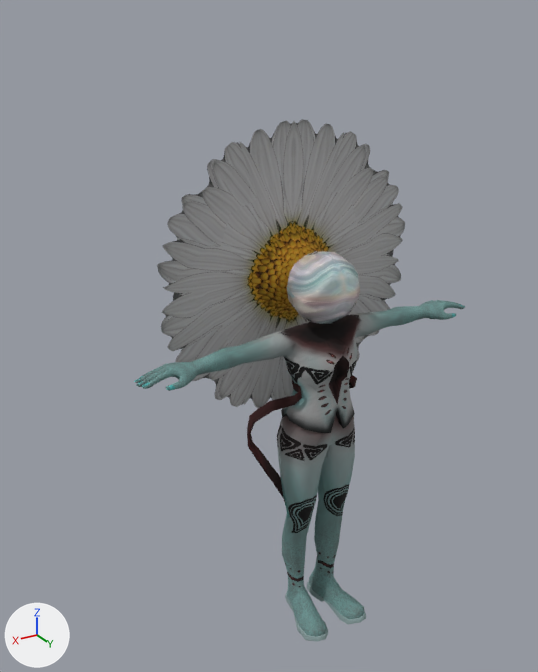
Two versions of the glTF model gammaproject/assets/models/Megeryte.glb, one commit apart.
Rendered twice from a camera (50 mm lens) standing at (1.74, 2.44, 2.77) and looking at (0.15, -0.2, 1.45). The axes (+X, +Y, +Z) are drawn at lower left. The lights are the same throughout. The first picture is the older version. Where no turn or scale is listed for an object, it has been applied to the vertices. Vertices at exactly the same position are counted once.

The older version as bpy lines, for what is in view:
```python
mat_material = principled_material('Material')
mat_material.texture = img_chr_megeryte_daisy_png  # with its transparency
mat_material.roughness = 1.0
me_cube_001 = bpy.data.meshes.new('Cube.001')
me_cube_001.from_pydata(...)  # 98 vertices, 192 faces; spans x -0.157..0.157, y -0.157..0.157, z -0.157..0.157
me_cube_001.materials.append(mat_material_001)  # picture img_pearl2
me_cube_002 = bpy.data.meshes.new('Cube.002')
me_cube_002.from_pydata(...)  # 47 vertices, 76 faces; spans x -0.675..0.675, y 0.045..0.138, z -0.675..0.675
me_cube_002.materials.append(mat_material)  # picture img_chr_megeryte_daisy_png
me_cylinder_002 = bpy.data.meshes.new('Cylinder.002')
me_cylinder_002.from_pydata(...)  # 1603 vertices, 3192 faces; spans x -0.85..0.85, y -0.21..0.25, z -0.01..1.55
me_cylinder_002.materials.append(mat_leather)
ob_body = bpy.data.objects.new('Body', me_cylinder_002)
ob_body.location = (0.0, 0.0, 0.0)
ob_cube = bpy.data.objects.new('Cube', me_cube_002)
ob_cube.location = (0.0, -0.295, 1.702)
ob_head = bpy.data.objects.new('Head', me_cube_001)
ob_head.location = (0.0, -0.004, 1.708)
```
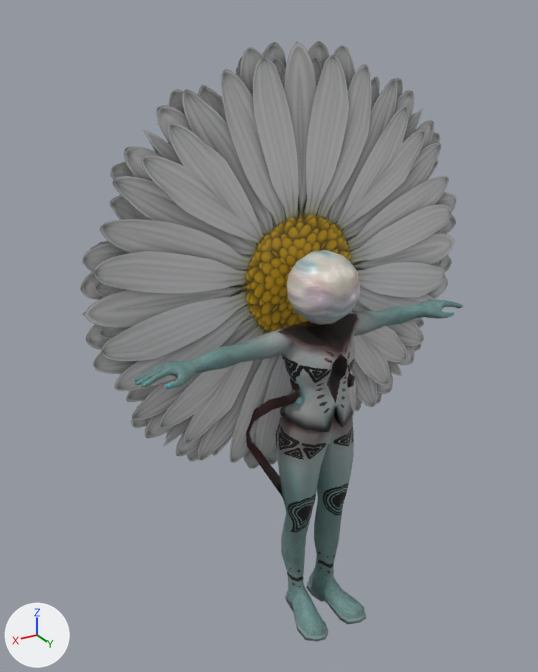
What changed in the scene script:
```text
Add img_chr_megaryte_pearl:
    img_chr_megaryte_pearl = load_image('CHR_MEGARYTE_PEARL', '_unpacked/CHR_MEGARYTE_PEARL', 256, 256, 'sRGB')
Add img_chr_megeryte_daisy_diff:
    img_chr_megeryte_daisy_diff = load_image('CHR_MEGERYTE_DAISY_DIFF', '_unpacked/CHR_MEGERYTE_DAISY_DIFF', 512, 512, 'sRGB')
Add img_chr_megaryte_daisy_norm:
    img_chr_megaryte_daisy_norm = load_image('CHR_MEGARYTE_DAISY_NORM', '_unpacked/CHR_MEGARYTE_DAISY_NORM', 512, 512, 'Non-Color')
Change mat_material:
    where n0 = _N.new('ShaderNodeBsdfPrincipled'); n0.name = 'Principled BSDF'
    remove n0.inputs[2].default_value = 1.0  # 'Roughness'
    where n2 = _N.new('ShaderNodeTexImage'); n2.name = 'Image Texture'
    n2.image: img_chr_megeryte_daisy_png -> img_chr_megeryte_daisy_diff
    add n3 = _N.new('ShaderNodeNormalMap'); n3.name = 'Normal Map'
    add n3.uv_map = 'UVMap'
    add n3.inputs[0].default_value = 0.0  # 'Strength'
    add n4 = _N.new('ShaderNodeTexImage'); n4.name = 'Image Texture.001'
    add n4.image = img_chr_megaryte_daisy_norm
    add _L.new(n3.outputs[0], n0.inputs[5])  # 'Normal' to 'Normal'
    add _L.new(n4.outputs[0], n3.inputs[1])  # 'Color' to 'Color'
Add mat_material_003:
    mat_material_003 = principled_material('Material.003')
    mat_material_003.texture = img_chr_megaryte_pearl
    mat_material_003.roughness = 0.327
Change me_cube_001:
    used by ob_head; location = (0.0, -0.004, 1.708)
    remove me_cube_001.from_pydata(...)  # 98 vertices, 192 faces; spans x -0.157..0.157, y -0.157..0.157, z -0.157..0.157
    remove me_cube_001.materials.append(mat_material_001)  # picture img_pearl2
    add me_cube_001.from_pydata(...)  # 78 vertices, 152 faces; spans x -0.156..0.156, y -0.161..0.153, z 1.551..1.865
    me_cube_001 part 1: the whole mesh is rebuilt
    me_cube_001 part 2
    78 vertices are added at x -0.156..0.156, y -0.161..0.153, z 1.551..1.865
    152 new faces join them
    add me_cube_001.materials.append(mat_material_003)  # picture img_chr_megaryte_pearl
Add me_cube_002_1:
    me_cube_002_1.from_pydata(...)  # 62 vertices, 120 faces; spans x -1.01..1.01, y -0.37..-0.16, z 0.69..2.71
    me_cube_002_1.materials.append(mat_material)
Change ob_head:
    ob_head.location: (0.0, -0.004, 1.708) -> (0.0, 0.0, 0.0)
Remove ob_cube:
    ob_cube = bpy.data.objects.new('Cube', me_cube_002)
    ob_cube.location = (0.0, -0.295, 1.702)
Add ob_flower:
    ob_flower = bpy.data.objects.new('flower', me_cube_002_1)
    ob_flower.location = (0.0, 0.0, 0.0)
```

Where the change shows, as pixel boxes [x1, y1, x2, y2] in the pictures (538 x 672 px):
'flower', added
    after: [80, 41, 456, 469]
'Cube', deleted
    before: [157, 119, 405, 408]
'Head', reshaped, moved
    before: [287, 251, 360, 324]
    after: [287, 250, 360, 325]
part 1 of me_cube_001, deleted
    before: [287, 251, 360, 324]
part 2 of me_cube_001, added
    after: [287, 250, 360, 325]
